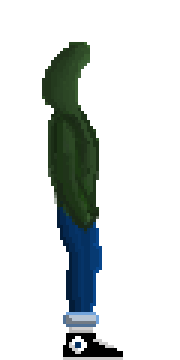
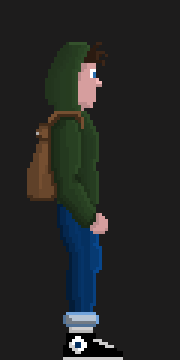
Layered file, before and after one edit (180 × 360). Changes by layer:
added layer "Layer 5" above "Layer 6" over <box>27,111,84,201</box>
added layer "Layer 6" above "face" over <box>45,42,99,228</box>
added layer "face" above "Layer 3" over <box>75,42,108,111</box>
hid "Layer 3" over <box>42,42,99,234</box>
added layer "hand" above "leg" over <box>90,213,108,234</box>
renamed "Layer 2" to "leg", painted on it over <box>57,198,123,360</box>
painted on "Background" over <box>0,0,180,360</box>
